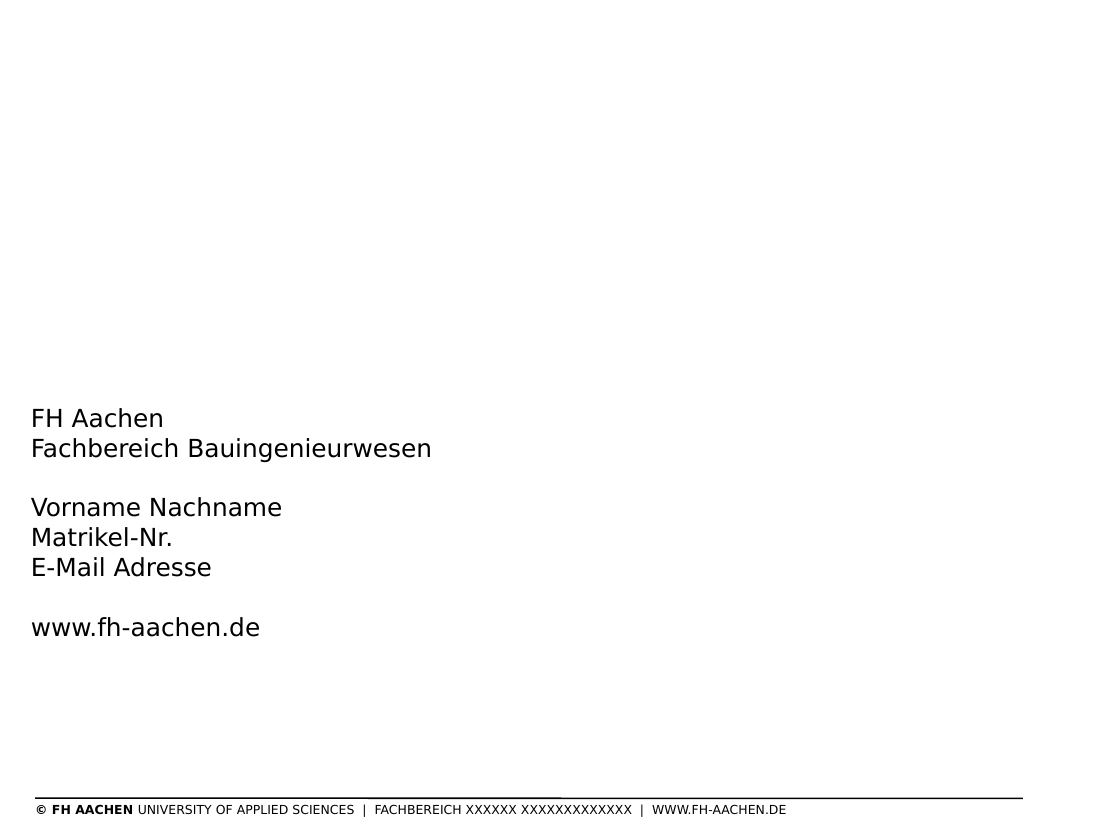
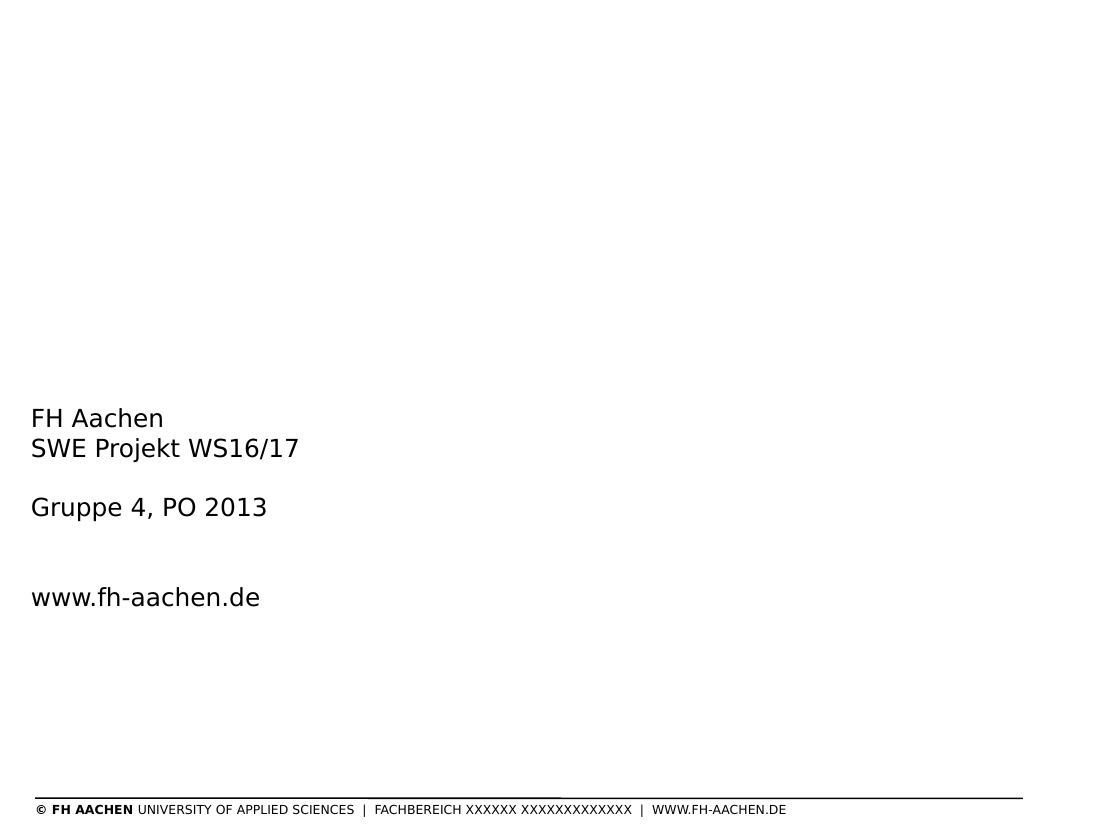
Before and after one commit to thomasgor/swe, a slide deck: slide 10 of Dokumente/Coaching/2016-11-02 Präsentation Projektmgmt.pptx (slide 6 before the commit). Drawn at 1120x840 pixels with LibreOffice and Linux fonts; fonts in the diff are those of the drawing; background and template pictures are left out. Boxes give left, top, right and bottom in pixels: in the first picture for what was removed or moved away, otherwise in the second. Text is boxed around its words. In the diff, an @@ line names an element or a change of style, - is before the commit and + after.

```diff
--- a/Dokumente/Coaching/2016-11-02 Präsentation Projektmgmt.pptx
+++ b/Dokumente/Coaching/2016-11-02 Präsentation Projektmgmt.pptx
@@ title at (x1=31, y1=408, x2=300, y2=607): text changed @@
-FH Aachen
-Fachbereich Bauingenieurwesen
-Vorname Nachname
-Matrikel-Nr.
-E-Mail Adresse
-www.fh-aachen.de
+FH Aachen
+SWE Projekt WS16/17
+Gruppe 4, PO 2013
+www.fh-aachen.de
```
Also in this commit, not shown: 2 other slides changed, 7 slides added, 3 slides removed.
